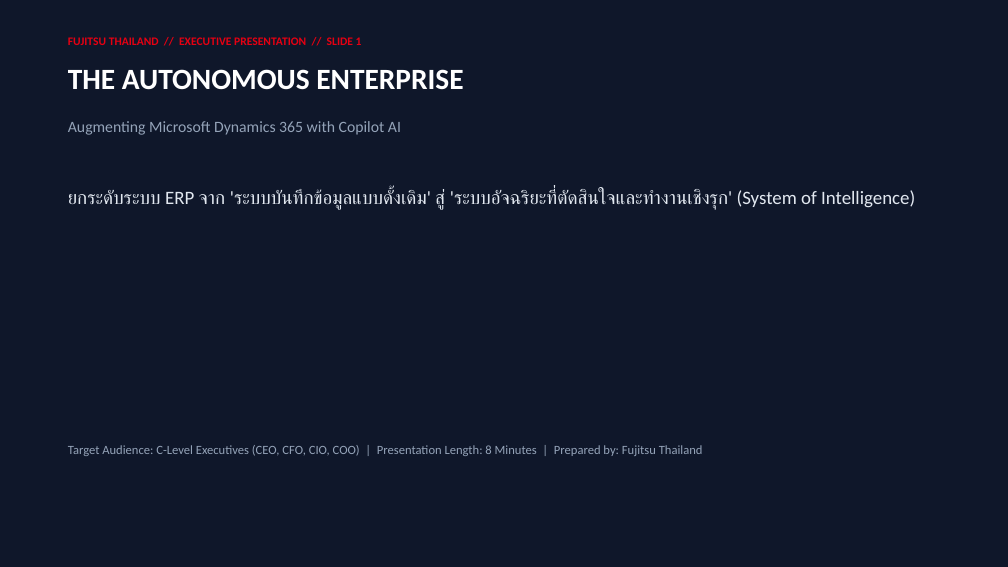
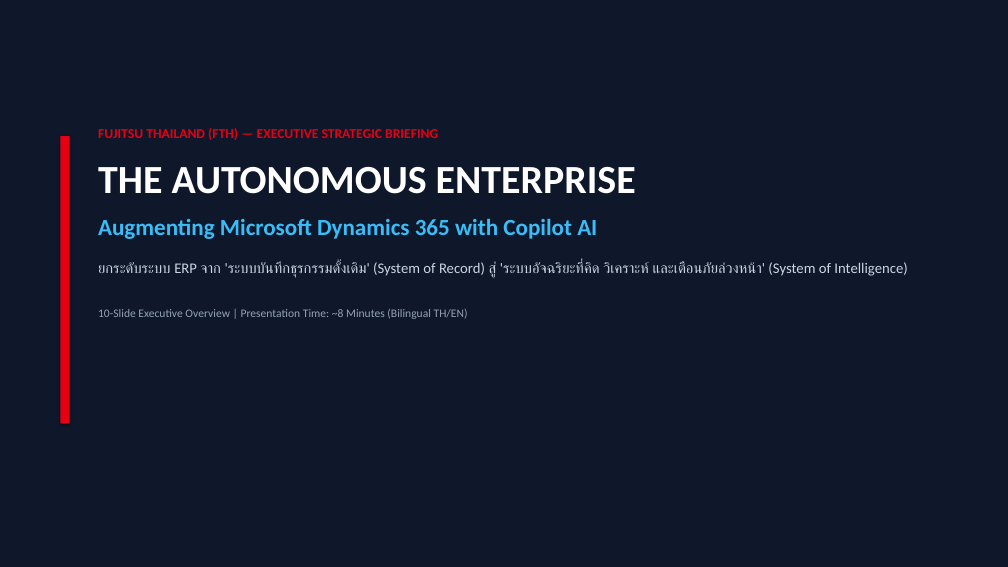
Before and after one commit to wititgithub/fth-d365-fo-copilot-deck, a slide deck: slide 1 of FTH_D365_Copilot_AI_Executive_Presentation.pptx. Drawn at 1008x567 pixels with LibreOffice and Linux fonts; fonts in the diff are those of the drawing. Boxes give left, top, right and bottom in pixels: in the first picture for what was removed or moved away, otherwise in the second. Text is boxed around its words. In the diff, an @@ line names an element or a change of style, - is before the commit and + after.

Commit message:
feat: refine executive deck focusing on module pain points, tools, 4-phase framework, dual ROI, and motion graphic

```diff
--- a/FTH_D365_Copilot_AI_Executive_Presentation.pptx
+++ b/FTH_D365_Copilot_AI_Executive_Presentation.pptx
@@ text removed at (x1=68, y1=37, x2=362, y2=45) @@
-FUJITSU THAILAND // EXECUTIVE PRESENTATION // SLIDE 1
@@ rectangle added at (x1=60, y1=136, x2=70, y2=423), fill #E60012 @@
@@ text removed at (x1=68, y1=121, x2=401, y2=135) @@
-Augmenting Microsoft Dynamics 365 with Copilot AI
@@ text "FUJITSU THAILAND (FTH) — EXECUTIVE ..." moved from (x1=68, y1=69, x2=463, y2=90) to (x1=98, y1=128, x2=907, y2=319) @@
@@ text at (x1=98, y1=128, x2=438, y2=140): paragraph added @@
+FUJITSU THAILAND (FTH) — EXECUTIVE STRATEGIC BRIEFING
@@ text at (x1=98, y1=167, x2=636, y2=194): size 28 to 38 pt in "THE AUTONOMOUS ENTERPRISE"; more space between paragraphs @@
@@ text removed at (x1=68, y1=188, x2=915, y2=210) @@
-ยกระดับระบบ ERP จาก 'ระบบบันทึกข้อมูลแบบดั้งเดิม' สู่ 'ระบบอัจฉริยะที่ตัดสินใจและทำงานเชิงรุก' (System of Intelligence)
@@ text at (x1=98, y1=218, x2=907, y2=319): paragraphs added @@
+Augmenting Microsoft Dynamics 365 with Copilot AI
+ยกระดับระบบ ERP จาก 'ระบบบันทึกธุรกรรมดั้งเดิม' (System of Record) สู่ 'ระบบอัจฉริยะที่คิด วิเคราะห์ และเตือนภัยล่วงหน้า' (System of Intelligence)
+10-Slide Executive Overview | Presentation Time: ~8 Minutes (Bilingual TH/EN)
@@ text removed at (x1=68, y1=445, x2=703, y2=456) @@
-Target Audience: C-Level Executives (CEO, CFO, CIO, COO) | Presentation Length: 8 Minutes | Prepared by: Fujitsu Thailand
```
Also in this commit, not shown: 1 other slide changed, 8 slides added, 8 slides removed, 2 other files.
